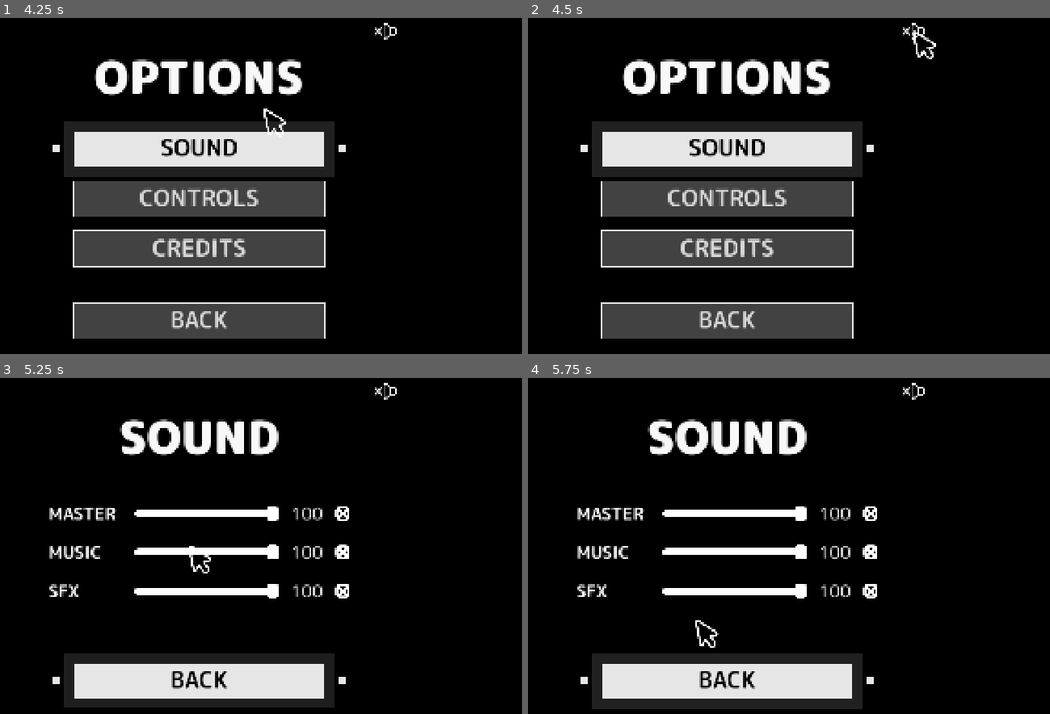
Above: before the commit, frames 1-4 (two rows, left to right).
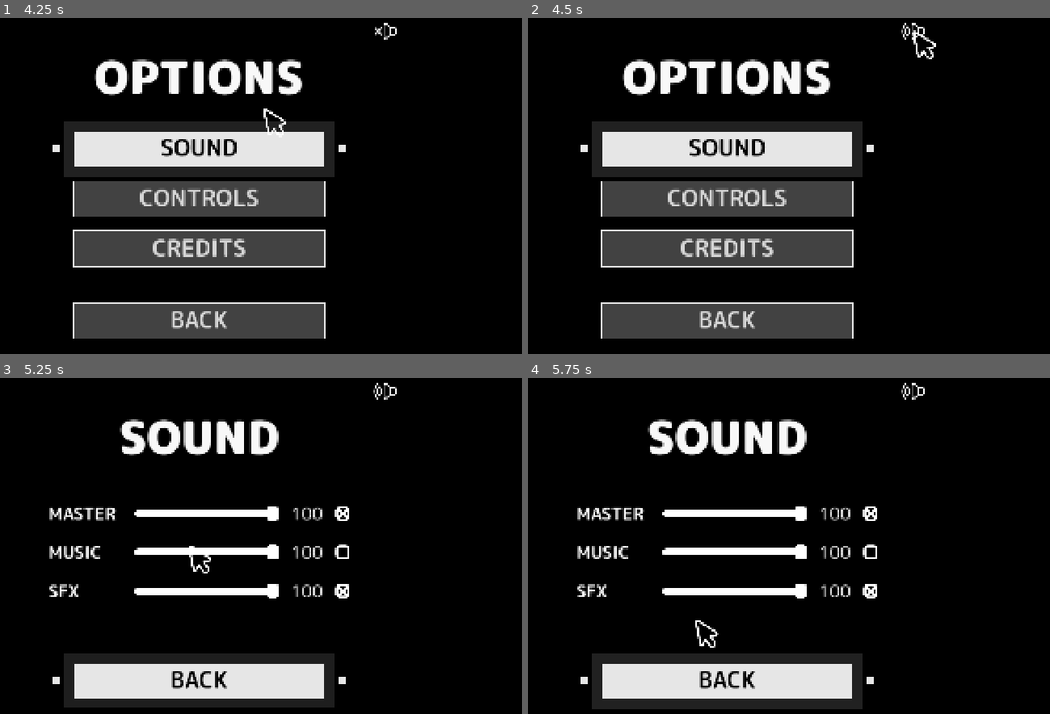
Above: after the commit, the same moments.

Repository: stevencasteel/Box-Battle
Game: Godot game, scene res://src/scenes/menus/sound_screen.tscn
Same seed, same stepped clock (60 frames per second), same inputs: the game is played once before the commit and once after it. This scene is started directly instead of the project's main scene. The engine's default icon, where the game draws it, is replaced by a stand-in: a white triangle on a blue panel in a dark square.
Inputs (mouse positions are in pixels of both pictures, inside the frame that each line leads up to):
- Up to frame 1 (4.25 s): click (386, 31) at 0.5 s; click (344, 152) at 1.27 s; click (344, 192) at 2.02 s; click (344, 229) at 2.77 s; tap Enter (ui_accept) at 3.5 s; drag from (203, 152) to (261, 108) at 3.52 s
- Up to frame 2 (4.5 s): click (914, 31) at 4.25 s
- Up to frame 3 (5.25 s): tap Enter (ui_accept) at 5 s; drag from (198, 509) to (167, 619) at 5.02 s
- Up to frame 4 (5.75 s): no input

Frame 1 is identical in both runs. In frame 2, less than 0.1% of the frame differs, in the area x 71-74%, y 1-7%; in frame 3, less than 0.1%, in the area x 64-74%, y 1-54%; in frame 4, less than 0.1%.

Commit message:
refactor(UI): Consolidate MuteButton logic into a self-contained component
Refactored the `MuteButton` to be fully self-sufficient, removing redundant logic from all menu screens that instance it.

- The `MuteButton` script now connects to its own `pressed` signal and the global `Settings.audio_settings_changed` signal.
- It directly modifies the `Settings.music_muted` property and plays its own sound feedback upon being pressed.
- Removed now-unnecessary signal connections and handler functions from `title_screen.gd` and `sound_screen.gd`.

This change enforces the component-based design pattern, making the button a true "drag-and-drop" reusable element and simplifying the logic in parent menu scenes.

Diff:
--- a/src/scenes/menus/sound_screen.gd
+++ b/src/scenes/menus/sound_screen.gd
@@ -24,7 +24,6 @@
 
 
 func _ready() -> void:
-	# --- Procedurally build the UI rows ---
 	for c in menu_items_vbox.get_children():
 		c.queue_free()
 	menu_items_vbox.add_child(_create_volume_row("MASTER", Settings.master_volume, "master"))
@@ -37,7 +36,7 @@
 	if not Engine.is_editor_hint():
 		back_button.pressed.connect(_on_back_button_pressed)
 		Settings.audio_settings_changed.connect(_update_ui_from_settings)
-		mute_button.pressed.connect(_on_mute_button_pressed)
+		# THE FIX: Mute button connections are no longer needed here.
 
 		var menu_manager = MenuManagerScript.new()
 		add_child(menu_manager)
@@ -50,10 +49,7 @@
 			item.mouse_entered.connect(CursorManager.set_pointer_state.bind(true))
 			item.mouse_exited.connect(CursorManager.set_pointer_state.bind(false))
 
-		# Connect generic sound only to mute button
-		mute_button.pressed.connect(_on_any_item_pressed)
-
-		_update_ui_from_settings()  # Includes mute button icon
+		# THE FIX: Mute button handles its own select sound now.
 
 		await get_tree().process_frame
 		back_button.grab_focus()
@@ -81,8 +77,7 @@
 		_update_checkbox_texture(_music_mute_checkbox, Settings.music_muted)
 	if _sfx_mute_checkbox:
 		_update_checkbox_texture(_sfx_mute_checkbox, Settings.sfx_muted)
-	if is_instance_valid(mute_button):
-		mute_button.update_icon(Settings.music_muted)
+	# THE FIX: Mute button updates itself, so no need to call its update_icon method.
 
 
 func _create_volume_row(label_text: String, initial_volume: float, type: String) -> HBoxContainer:
@@ -149,18 +144,11 @@
 
 
 # --- Signal Handlers ---
-func _on_any_item_pressed() -> void:
-	AudioManager.play_sfx(AssetPaths.SFX_UI_SELECT)
-
 
 func _on_any_item_focused() -> void:
 	AudioManager.play_sfx(AssetPaths.SFX_UI_MOVE)
 
 
-func _on_mute_button_pressed() -> void:
-	Settings.music_muted = not Settings.music_muted
-
-
 func _on_back_button_pressed() -> void:
 	AudioManager.play_sfx(AssetPaths.SFX_UI_BACK)
 	SceneManager.go_to_scene(AssetPaths.SCENE_OPTIONS_SCREEN)
--- a/src/scenes/menus/title_screen.gd
+++ b/src/scenes/menus/title_screen.gd
@@ -34,11 +34,12 @@
 		newgrounds_logo.pressed.connect(_on_logo_pressed)
 		godot_logo.pressed.connect(_on_logo_pressed)
 		itch_logo.pressed.connect(_on_logo_pressed)
-		mute_button.pressed.connect(_on_mute_button_pressed)
+		# THE FIX: Mute button pressed signal is no longer connected here.
 
 		# --- Connect All Items to Feedback Handlers ---
+		# THE FIX: MuteButton now handles its own sound, so remove it from this generic list.
 		var generic_items: Array[Control] = [
-			start_button, options_button, newgrounds_logo, godot_logo, itch_logo, mute_button
+			start_button, options_button, newgrounds_logo, godot_logo, itch_logo
 		]
 		for item in generic_items:
 			item.pressed.connect(_on_any_item_pressed)
@@ -47,14 +48,12 @@
 			if item is StyledMenuItem:
 				item.focus_entered.connect(_on_any_item_focused)
 
-		# Connect feedback for the exit button separately
+		# Connect feedback for the exit button and mute button separately
 		exit_button.mouse_entered.connect(CursorManager.set_pointer_state.bind(true))
 		exit_button.mouse_exited.connect(CursorManager.set_pointer_state.bind(false))
 		exit_button.focus_entered.connect(_on_any_item_focused)
-
-		# --- Sync Mute Button ---
-		mute_button.update_icon(Settings.music_muted)
-		Settings.audio_settings_changed.connect(_on_audio_settings_changed)
+		mute_button.mouse_entered.connect(CursorManager.set_pointer_state.bind(true))
+		mute_button.mouse_exited.connect(CursorManager.set_pointer_state.bind(false))
 
 		# --- Initialize Menu Manager ---
 		var menu_manager = MenuManagerScript.new()
@@ -66,12 +65,7 @@
 		await get_tree().process_frame
 		start_button.grab_focus()
 
-
-func _exit_tree() -> void:
-	if not Engine.is_editor_hint():
-		if Settings.audio_settings_changed.is_connected(_on_audio_settings_changed):
-			Settings.audio_settings_changed.disconnect(_on_audio_settings_changed)
-
+# --- THE FIX: No longer need _exit_tree, _on_mute_button_pressed, or _on_audio_settings_changed ---
 
 # --- Signal Handlers ---
 
@@ -94,17 +88,9 @@
 
 func _on_exit_button_pressed() -> void:
 	AudioManager.play_sfx(AssetPaths.SFX_UI_BACK)
-	await get_tree().create_timer(0.2).timeout  # Give sound time to play
+	await get_tree().create_timer(0.2).timeout
 	get_tree().quit()
 
 
 func _on_logo_pressed(logo_name: String) -> void:
 	print("%s Pressed" % logo_name)
-
-
-func _on_mute_button_pressed() -> void:
-	Settings.music_muted = not Settings.music_muted
-
-
-func _on_audio_settings_changed() -> void:
-	mute_button.update_icon(Settings.music_muted)
--- a/src/ui/components/mute_button/mute_button.gd
+++ b/src/ui/components/mute_button/mute_button.gd
@@ -14,18 +14,42 @@
 
 
 func _ready() -> void:
-	focus_mode = FOCUS_NONE
+	# This component is now self-managing.
+	# It connects to its own signals and the global Settings singleton.
 	if not Engine.is_editor_hint():
-		# The owner scene is now responsible for handling pressed and hover.
-		pass
+		self.pressed.connect(_on_pressed)
+		Settings.audio_settings_changed.connect(_on_audio_settings_changed)
+		_on_audio_settings_changed() # Sync icon on ready
+
+
+func _exit_tree() -> void:
+	if not Engine.is_editor_hint():
+		if self.pressed.is_connected(_on_pressed):
+			self.pressed.disconnect(_on_pressed)
+		if Settings.audio_settings_changed.is_connected(_on_audio_settings_changed):
+			Settings.audio_settings_changed.disconnect(_on_audio_settings_changed)
 
 
 # --- Public Methods ---
 
 
-## Updates the button's icon based on the provided mute state.
-func update_icon(is_muted: bool) -> void:
-	if is_muted:
+## Updates the button's icon based on the current global mute state.
+func update_icon() -> void:
+	if Settings.music_muted:
 		self.texture_normal = ICON_SOUND_OFF
 	else:
 		self.texture_normal = ICON_SOUND_ON
+
+
+# --- Signal Handlers ---
+
+
+func _on_pressed() -> void:
+	# When pressed, this button directly modifies the global setting.
+	Settings.music_muted = not Settings.music_muted
+	# Play sound feedback
+	AudioManager.play_sfx(AssetPaths.SFX_UI_SELECT)
+
+
+func _on_audio_settings_changed() -> void:
+	update_icon()
Not shown, changed: docs/CHANGELOG.txt
Not shown, changed: docs/all_godot_source_code_no_docs.txt
